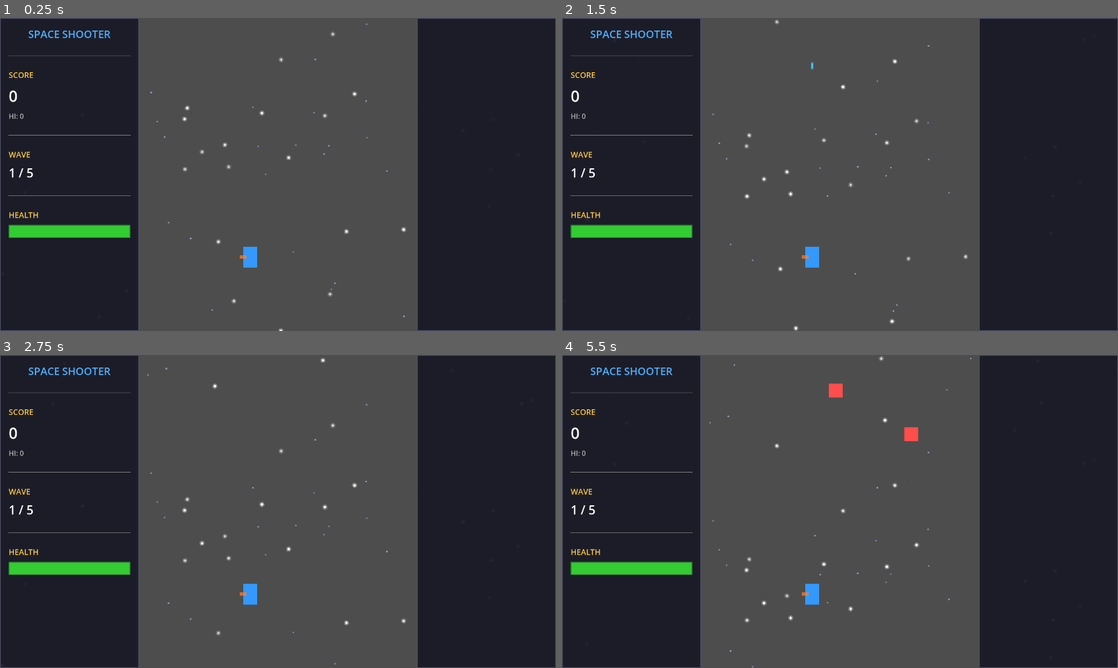
Above: before the commit, frames 1-4 (two rows, left to right).
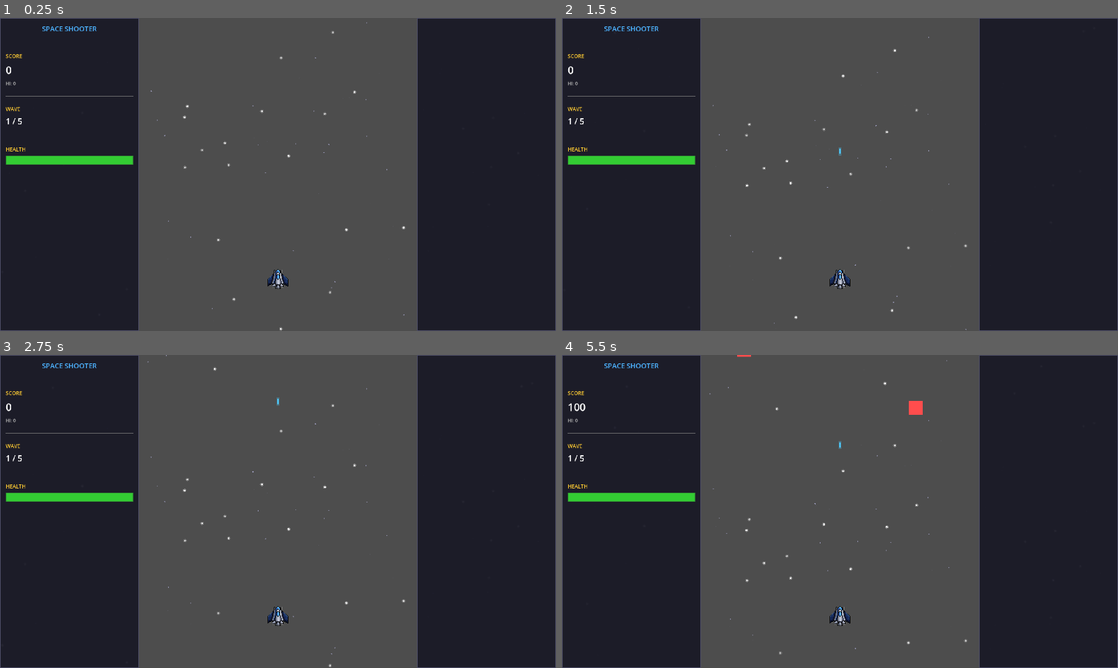
Above: after the commit, the same moments.

Repository: gustavoktausend/MilitiaForge2D
Game: Godot game, scene res://examples/space_shooter/scenes/main_game.tscn
Same seed, same stepped clock (60 frames per second), same inputs: the game is played once before the commit and once after it. This scene is started directly instead of the project's main scene.
Inputs (mouse positions are in pixels of both pictures, inside the frame that each line leads up to):
- Up to frame 1 (0.25 s): no input
- Up to frame 2 (1.5 s): move the mouse to (962, 158) at 0.52 s; hold Right (ui_right) 0.53-1.28 s; hold 1 0.53-1.28 s; click (962, 158) at 0.67 s; tap Space (ui_select) at 0.77 s; move the mouse to (728, 190) at 1.27 s; hold Down (ui_down) from 1.28 s (still down); tap 2 at 1.35 s
- Up to frame 3 (2.75 s): tap Space (ui_select) at 1.52 s; move the mouse to (333, 442) at 2.02 s; release Down (ui_down) at 2.03 s; hold Right (ui_right) from 2.03 s (still down); hold 3 from 2.03 s (still down)
- Up to frame 4 (5.5 s): move the mouse to (812, 574) at 2.77 s; release Right (ui_right) at 2.78 s; release 3 at 2.78 s; hold Up (ui_up) 2.78-3.53 s; tap 4 at 2.85 s; click (812, 574) at 2.92 s; tap Space (ui_select) at 3.02, 3.77, 4.52 s; move the mouse to (1006, 558) at 3.52 s; hold Q 3.53-4.28 s; hold Left (ui_left) 3.53-5.03 s; move the mouse to (673, 464) at 4.27 s; tap Shift at 4.35 s; move the mouse to (867, 511) at 5.02 s; hold Down (ui_down) from 5.03 s (still down); tap X at 5.1 s; click (867, 511) at 5.17 s

The runs differ from the first frame. In frame 1, 3.0% of the frame differs, in the area x 1-73%, y 1-100%; in frame 2, 3.1%; in frame 3, 3.1%; in frame 4, 3.5%, in the area x 1-74%, y 0-100%.

Commit message:
ajustes ao spaceshooter e aumento de resolução do projeto

Diff:
--- a/examples/space_shooter/scenes/main_game.tscn
+++ b/examples/space_shooter/scenes/main_game.tscn
@@ -15,7 +15,7 @@
 script = ExtResource("1")
 
 [node name="Player" type="Node2D" parent="." groups=["player"]]
-position = Vector2(576, 550)
+position = Vector2(960, 900)
 script = ExtResource("3")
 
 [node name="WaveManager" type="Node2D" parent="." groups=["wave_manager"]]
--- a/examples/space_shooter/scripts/enemy_base.gd
+++ b/examples/space_shooter/scripts/enemy_base.gd
@@ -132,7 +132,8 @@
 	# Create and add collision shape FIRST
 	var collision = CollisionShape2D.new()
 	var shape = RectangleShape2D.new()
-	shape.size = Vector2(32, 32)
+	# Updated for 1920x1080: increased 50% (32x32 -> 48x48)
+	shape.size = Vector2(48, 48)
 	collision.shape = shape
 	hurtbox.add_child(collision)
 
@@ -181,9 +182,10 @@
 	# Set custom bounds to match the play area (between HUD panels)
 	await get_tree().process_frame
 	var viewport_size = get_viewport().get_visible_rect().size
+	# Updated for 1920x1080: side panels = 480px, play area = 960px
 	var play_area_bounds = Rect2(
-		Vector2(320, -100),  # Start after left panel, allow spawning above screen
-		Vector2(640, viewport_size.y + 200)  # Play area width x extended height
+		Vector2(480, -100),  # Start after left panel, allow spawning above screen
+		Vector2(960, viewport_size.y + 200)  # Play area width x extended height
 	)
 	movement_component.set_custom_bounds(play_area_bounds)
 	movement_component.boundary_margin = Vector2(0, 0)  # No margin, destroy at exact boundaries
@@ -241,8 +243,9 @@
 
 	var visual = ColorRect.new()
 	visual.name = "Visual"
-	visual.size = Vector2(32, 32)
-	visual.position = Vector2(-16, -16)
+	# Updated for 1920x1080: increased 50% (32x32 -> 48x48)
+	visual.size = Vector2(48, 48)
+	visual.position = Vector2(-24, -24)
 
 	match enemy_type:
 		"Basic":
--- a/examples/space_shooter/scripts/player_controller.gd
+++ b/examples/space_shooter/scripts/player_controller.gd
@@ -65,7 +65,8 @@
 	# Create collision shape
 	var collision = CollisionShape2D.new()
 	var shape = RectangleShape2D.new()
-	shape.size = Vector2(32, 48)
+	# Updated for 1920x1080: increased 50% (32x48 -> 48x72)
+	shape.size = Vector2(48, 72)
 	collision.shape = shape
 	hurtbox.add_child(collision)
 	physics_body.add_child(hurtbox)
@@ -83,9 +84,10 @@
 	# Wait for viewport to be ready, then set bounds
 	await get_tree().process_frame
 	var viewport_size = get_viewport().get_visible_rect().size
+	# Updated for 1920x1080: side panels = 480px, play area = 960px
 	var play_area_bounds = Rect2(
-		Vector2(320, 0),  # Start after left panel (320px)
-		Vector2(640, viewport_size.y)  # Play area width (640px) x full height
+		Vector2(480, 0),  # Start after left panel (480px)
+		Vector2(960, viewport_size.y)  # Play area width (960px) x full height
 	)
 	movement.set_custom_bounds(play_area_bounds)
 	movement.boundary_margin = Vector2(16, 16)  # Smaller margin since play area is narrow
@@ -179,20 +181,43 @@
 	input_component.add_action("fire", [KEY_SPACE])
 
 func _setup_visuals() -> void:
-	# Add a simple visual representation to the physics body
-	var visual = ColorRect.new()
-	visual.size = Vector2(32, 48)
-	visual.position = Vector2(-16, -24)
-	visual.color = Color(0.2, 0.6, 1.0)  # Blue ship
-	visual.z_index = 1
-	physics_body.add_child(visual)
-
-	# Add engine glow
-	var glow = ColorRect.new()
-	glow.size = Vector2(16, 8)
-	glow.position = Vector2(-8, 20)
-	glow.color = Color(1.0, 0.5, 0.2, 0.7)  # Orange glow
-	visual.add_child(glow)
+	# Try to load player sprite
+	var sprite_path = "res://examples/space_shooter/assets/sprites/player/ship.png"
+
+	if ResourceLoader.exists(sprite_path):
+		# Use sprite if available
+		var sprite = Sprite2D.new()
+		sprite.texture = load(sprite_path)
+		sprite.centered = true  # Center the sprite on the pivot
+
+		# Scale down to reasonable size (adjust as needed)
+		# Updated for 1920x1080: increased 50% for better visibility
+		# Original: 48px, New: 72px (48 * 1.5)
+		var desired_height = 72.0
+		var texture_height = sprite.texture.get_height()
+		var scale_factor = desired_height / texture_height
+		sprite.scale = Vector2(scale_factor, scale_factor)
+
+		sprite.z_index = 1
+		physics_body.add_child(sprite)
+		print("[Player] Loaded sprite from: %s (scale: %.2f)" % [sprite_path, scale_factor])
+	else:
+		# Fallback to ColorRect if sprite not found
+		print("[Player] Sprite not found at %s, using placeholder" % sprite_path)
+		var visual = ColorRect.new()
+		# Updated for 1920x1080: increased 50% (32x48 -> 48x72)
+		visual.size = Vector2(48, 72)
+		visual.position = Vector2(-24, -36)
+		visual.color = Color(0.2, 0.6, 1.0)  # Blue ship
+		visual.z_index = 1
+		physics_body.add_child(visual)
+
+		# Add engine glow
+		var glow = ColorRect.new()
+		glow.size = Vector2(24, 12)  # 50% larger
+		glow.position = Vector2(-12, 30)
+		glow.color = Color(1.0, 0.5, 0.2, 0.7)  # Orange glow
+		visual.add_child(glow)
 
 func _connect_signals() -> void:
 	print("╔═══════════════════════════════════════════════════════╗")
--- a/examples/space_shooter/scripts/projectile.gd
+++ b/examples/space_shooter/scripts/projectile.gd
@@ -31,12 +31,14 @@
 func _create_visual() -> void:
 	var visual = ColorRect.new()
 	if is_player_projectile:
-		visual.size = Vector2(4, 12)
-		visual.position = Vector2(-2, -6)
+		# Updated for 1920x1080: increased 50% (4x12 -> 6x18)
+		visual.size = Vector2(6, 18)
+		visual.position = Vector2(-3, -9)
 		visual.color = Color(0.3, 0.8, 1.0)  # Cyan
 	else:
-		visual.size = Vector2(6, 6)
-		visual.position = Vector2(-3, -3)
+		# Updated for 1920x1080: increased 50% (6x6 -> 9x9)
+		visual.size = Vector2(9, 9)
+		visual.position = Vector2(-4.5, -4.5)
 		visual.color = Color(1.0, 0.3, 0.3)  # Red
 
 	add_child(visual)
@@ -76,9 +78,11 @@
 	var collision = CollisionShape2D.new()
 	var shape = RectangleShape2D.new()
 	if is_player_projectile:
-		shape.size = Vector2(4, 12)
+		# Updated for 1920x1080: increased 50% (4x12 -> 6x18)
+		shape.size = Vector2(6, 18)
 	else:
-		shape.size = Vector2(6, 6)
+		# Updated for 1920x1080: increased 50% (6x6 -> 9x9)
+		shape.size = Vector2(9, 9)
 	collision.shape = shape
 	hitbox.add_child(collision)
 
--- a/examples/space_shooter/scripts/wave_manager.gd
+++ b/examples/space_shooter/scripts/wave_manager.gd
@@ -139,9 +139,9 @@
 		return
 
 	# Random spawn position at top of play area (between HUD panels)
-	# Play area is 640px wide, starting at x=320
-	var play_area_center = 320 + 320  # Left panel + half of play area
-	var play_area_half_width = 320  # Half of 640px play area
+	# Updated for 1920x1080: Play area is 960px wide, starting at x=480
+	var play_area_center = 480 + 480  # Left panel + half of play area
+	var play_area_half_width = 480  # Half of 960px play area
 	var spawn_x = randf_range(-play_area_half_width + 50, play_area_half_width - 50)  # Keep enemies away from edges
 	enemy.global_position = Vector2(
 		play_area_center + spawn_x,
--- a/examples/space_shooter/ui/game_hud.gd
+++ b/examples/space_shooter/ui/game_hud.gd
@@ -6,8 +6,10 @@
 extends CanvasLayer
 
 #region Constants
-const PLAY_AREA_WIDTH: float = 640.0  # Narrower play area
-const SIDE_PANEL_WIDTH: float = 320.0  # Width of each side panel
+# Updated for 1920x1080 resolution (was 1280x720)
+# Keeping same proportions: side panels = 25% each, play area = 50%
+const PLAY_AREA_WIDTH: float = 960.0  # Play area (50% of 1920)
+const SIDE_PANEL_WIDTH: float = 480.0  # Side panels (25% of 1920 each)
 #endregion
 
 #region Node References
--- a/project.godot
+++ b/project.godot
@@ -19,8 +19,10 @@
 
 [display]
 
-window/size/viewport_width=1280
-window/size/viewport_height=720
+window/size/viewport_width=1920
+window/size/viewport_height=1080
+window/size/resizable=true
+window/stretch/mode="viewport"
 
 [dotnet]
 
Binary file added: examples/space_shooter/assets/sprites/player/ship.png
Not shown: 1 places in examples/space_shooter/scenes/main_menu.tscn that only renumber resources
Not shown, added: examples/space_shooter/assets/sprites/player/IMPORT_GUIDE.md
Not shown, added: examples/space_shooter/assets/sprites/player/README.md
Not shown, added: examples/space_shooter/docs/RESOLUTION_UPDATE.md
Not shown, added: examples/space_shooter/docs/SCALE_UPDATE.md
